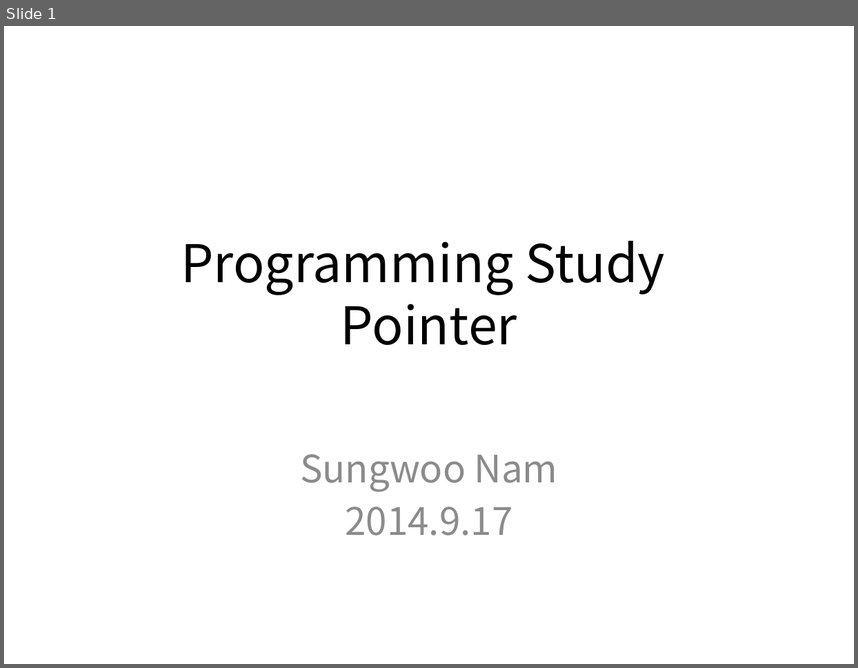
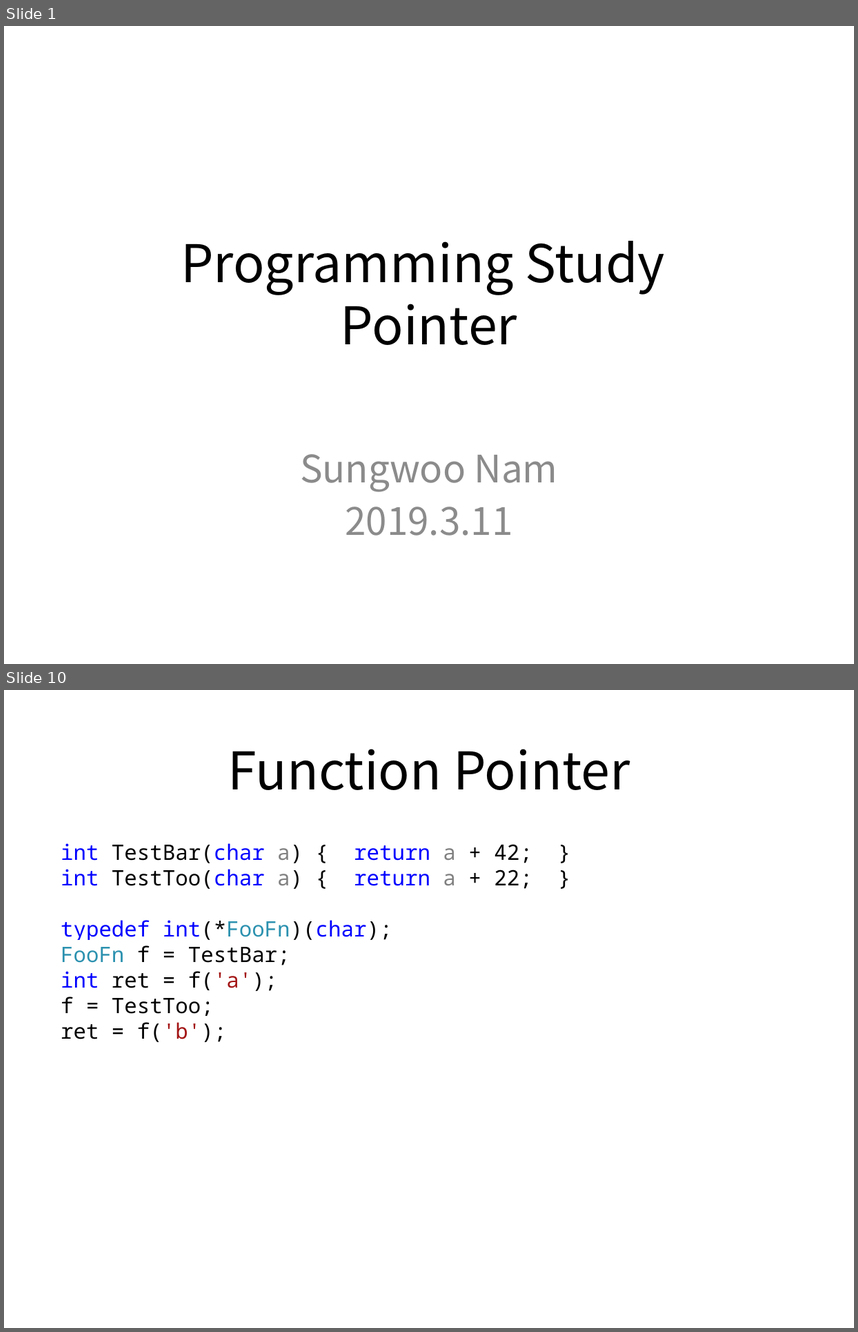
Before and after one commit to SungwooNam/ProgrammingStudy, a slide deck: src/Documents/Programming Study - Pointers.pptx. Shown one above the other, each under a label of ours: slide 1 before the commit, slides 1 and 10 after it; the slides between them are not shown. The pictures are 858x668 and 858x1332 pixels, drawn with LibreOffice and Linux fonts; fonts in the diff are those of the drawing. Boxes give left, top, right and bottom in pixels: in the first picture for what was removed or moved away, otherwise in the second. Text is boxed around its words. In the diff, an @@ line names an element or a change of style, - is before the commit and + after.

```diff
--- a/src/Documents/Programming Study - Pointers.pptx
+++ b/src/Documents/Programming Study - Pointers.pptx
@@ slide 10 added at (x1=4, y1=690, x2=854, y2=1328), background #FFFFFF @@
@@ title added at (x1=228, y1=749, x2=630, y2=790), 44 pt, text #000000 @@
+Function Pointer
@@ text added at (x1=61, y1=843, x2=532, y2=1042), 18 pt, text #000000 @@
+int TestBar(char a) { return a + 42; }
+int TestToo(char a) { return a + 22; }
+typedef int(*FooFn)(char);
+FooFn f = TestBar;
+int ret = f('a');
+f = TestToo;
+ret = f('b');
@@ slide 1 changed as well @@
@@ subtitle at (x1=345, y1=506, x2=513, y2=535): text changed @@
-2014.9.17
+2019.3.11
```
Also in this commit, not shown: 9 other slides added, 7 slides removed, 5 other files.
